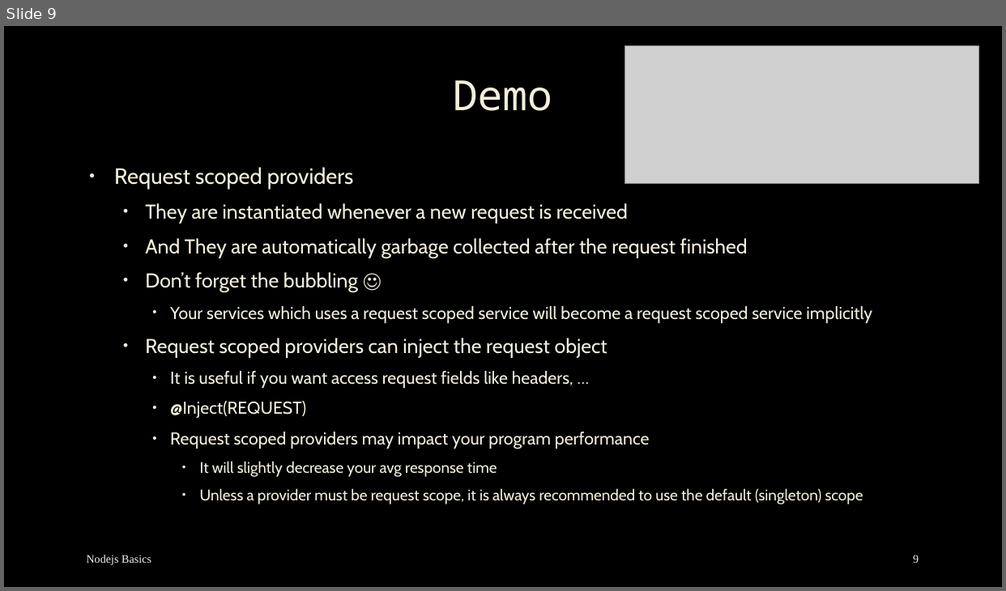
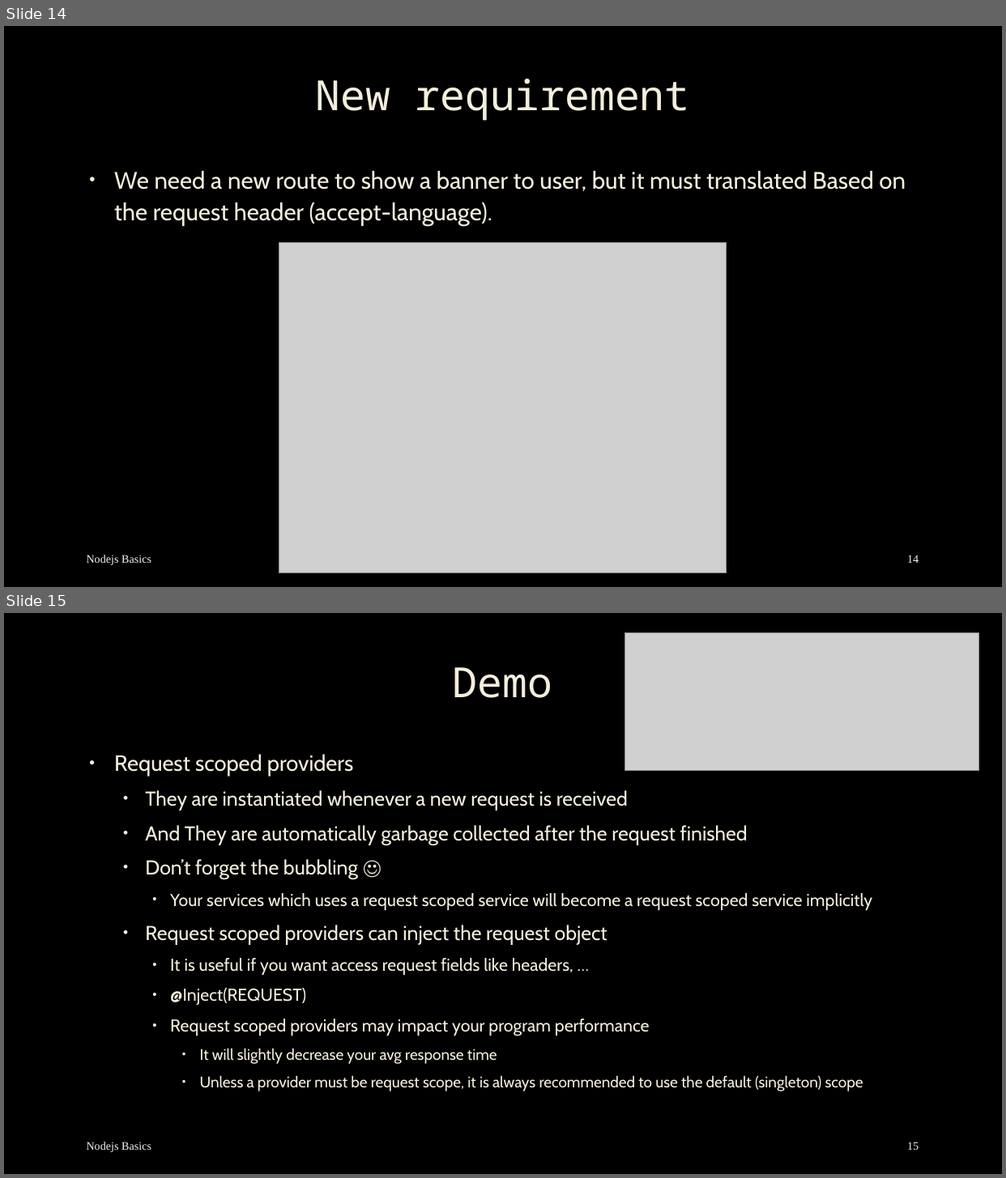
Before and after one commit to mostafa8026/nestjs-course, a slide deck: nestjs/nestjs-04.pptx. Shown one above the other, each under a label of ours: slide 9 before the commit, slides 14 and 15 after it. The pictures are 1006x591 and 1006x1178 pixels, drawn with LibreOffice and Linux fonts; fonts in the diff are those of the drawing; grey boxes stand for pictures; background and template pictures are left out. Boxes give left, top, right and bottom in pixels: in the first picture for what was removed or moved away, otherwise in the second. Text is boxed around its words. In the diff, an @@ line names an element or a change of style, - is before the commit and + after.

```diff
--- a/nestjs/nestjs-04.pptx
+++ b/nestjs/nestjs-04.pptx
@@ slide 14 added at (4,26,1002,587), background picture (left out) @@
@@ title added at (316,79,690,121), 40 pt, text #F4EEDC @@
+New requirement
@@ text added at (114,171,906,226), 23 pt, text #F4EEDC @@
+• We need a new route to show a banner to user, but it must translated Based on the request header (accept-language).
@@ picture added at (279,242,727,574) @@
@@ text added at (87,555,151,565), 11 pt, text #F2F2F2 @@
+Nodejs Basics
@@ page number added at (907,556,918,563), 11 pt, text #F2F2F2 @@
+14
@@ what was slide 9 is now slide 15 @@
@@ page number at (907,1142,918,1150): text changed @@
-9
+15
```
Also in this commit, not shown: 5 slides changed, 5 other slides added, 49 other files.
